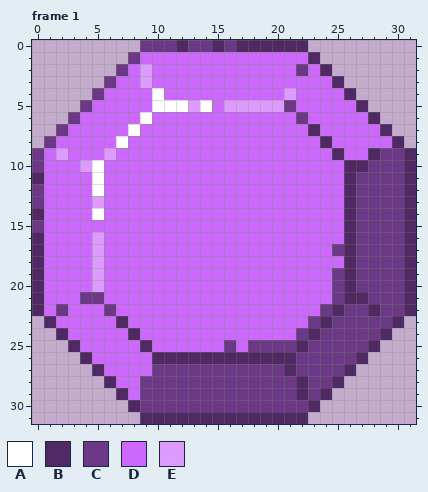
Edited in one commit: pixel-art file (resource_original/art/step_clickclick/step_clickclick_block.aseprite). That is the earlier state.
32x32 pixels, 3 frames. Shown: frame 1.
Palette (. is transparent): A #ffffff  B #502863  C #6b3887  D #cd68ff  E #de9bff
Pixels before, frame 1, first column x 0:
 0 .........CCCBCCBCBBBBBB.........
 1 ........CDDDDDDDDDDDDDDB........
 2 .......CDEDDDDDDDDDDDDCDB.......
 3 ......CDDEDDDDDDDDDDDDDDDB......
 4 .....CDDDDADDDDDDDDDDEDDDDB.....
 5 ....CDDDDDAAAEADEEEEECDDDDDB....
 6 ...CDDDDDADDDDDDDDDDDDCDDDDDB...
 7 ..CDDDDDADDDDDDDDDDDDDDBDDDDDB..
 8 .CDDDDDADDDDDDDDDDDDDDDDBDDDDDB.
 9 CDEDDDEDDDDDDDDDDDDDDDDDDBDDBCCB
10 CDDDEADDDDDDDDDDDDDDDDDDDDBBCCCB
11 BDDDDADDDDDDDDDDDDDDDDDDDDBCCCCB
12 CDDDDADDDDDDDDDDDDDDDDDDDDBCCCCB
13 CDDDDEDDDDDDDDDDDDDDDDDDDDBCCCCB
14 BDDDDADDDDDDDDDDDDDDDDDDDDBCCCCB
15 CDDDDDDDDDDDDDDDDDDDDDDDDDBCCCCB
16 BDDDDEDDDDDDDDDDDDDDDDDDDDBCCCCB
17 BDDDDEDDDDDDDDDDDDDDDDDDDCBCCCCB
18 BDDDDEDDDDDDDDDDDDDDDDDDDDBCCCCB
19 BDDDDEDDDDDDDDDDDDDDDDDDDCBCCCCB
20 BDDDDEDDDDDDDDDDDDDDDDDDDCBCCCCB
21 BDDDCCDDDDDDDDDDDDDDDDDDDCBBCCCB
22 BDCDDDCDDDDDDDDDDDDDDDDDCBCCBCCB
23 .BDDDDDBDDDDDDDDDDDDDDDCBCCCCCB.
24 ..BDDDDDBDDDDDDDDDDDDDCBCCCCCB..
25 ...BDDDDDBDDDDDDCDCCCCBCCCCCB...
26 ....BDDDDDBBBBBBBBBBBBCCCCCB....
27 .....BDDDDCCCCCCCCCCCBCCCCB.....
28 ......BDDCCCCCCCCCCCCCBCCB......
29 .......BDCCCCCCCCCCCCCBCB.......
30 ........BCCCCCCCCCCCCCCB........
31 .........BBBBBBBBBBBBBB.........
Once edited:
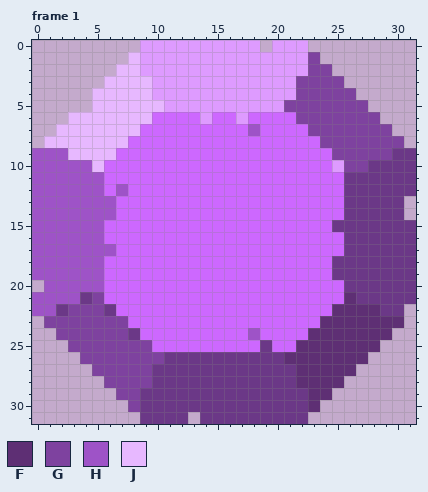
Colours new in this view: F #5e2f74  G #7e429f  H #9e53c7  J #e7b8ff
Edits made:
Changed rows in their new state; - is an unchanged pixel.
Frame 1, layer "body":
first column x 0:
 0 ---------EEEEEEEEEE.EEE---------
 1 --------JEEEEEEEEEEEEEEG--------
 2 -------JJ-EEEEEEEEEEEEEGG-------
 3 ------JJJJEEEEEEEEEEEEGGGG------
 4 -----JJJJJEEEEEEEEEEE-GGGGG-----
 5 ----.JJJJJJEE-EE-----GGGGGGG----
 6 ---JJJJJJJ----E--E----GGGGGGG---
 7 --JJJJJJJ---------H----GGGGGGG--
 8 -JJJJJJJ----------------GGGGGGG-
 9 HHHJJJJ------------------GGGGG-C
10 HHHHHJ-------------------EGG---C
11 HHHHHH--------------------C----C
12 HHHHHH-H------------------C----C
13 HHHHHHH-------------------C----.
14 HHHHHHH-------------------C----.
15 HHHHHH-------------------CC----C
16 HHHHHH--------------------C----C
17 HHHHHHH------------------DC----C
18 HHHHHH-------------------CC----C
19 HHHHHH--------------------C----C
20 .HHHHH-------------------DC----C
21 HHHH-G-------------------DFC---C
22 HH-GGG------------------DFFFF--.
23 -GGGGGGG---------------DFFFFFFF-
24 --GGGGGGC---------H---DFFFFFFF--
25 ---GGGGGGG------D-D-DDFFFFFFF---
26 ----GGGGGGGCCCCCCCCCCFFFFFFF----
27 -----GGGGG-----------CFFFFF-----
28 ------GGGG------------FFFF------
29 -------GG-------------CFF-------
30 --------G--------------F--------
31 ---------CCCC.CCCCCCCCC---------
Pixel boxes of the changes (left, top, right, bottom) in both pictures:
changed: (32, 40, 416, 424)
